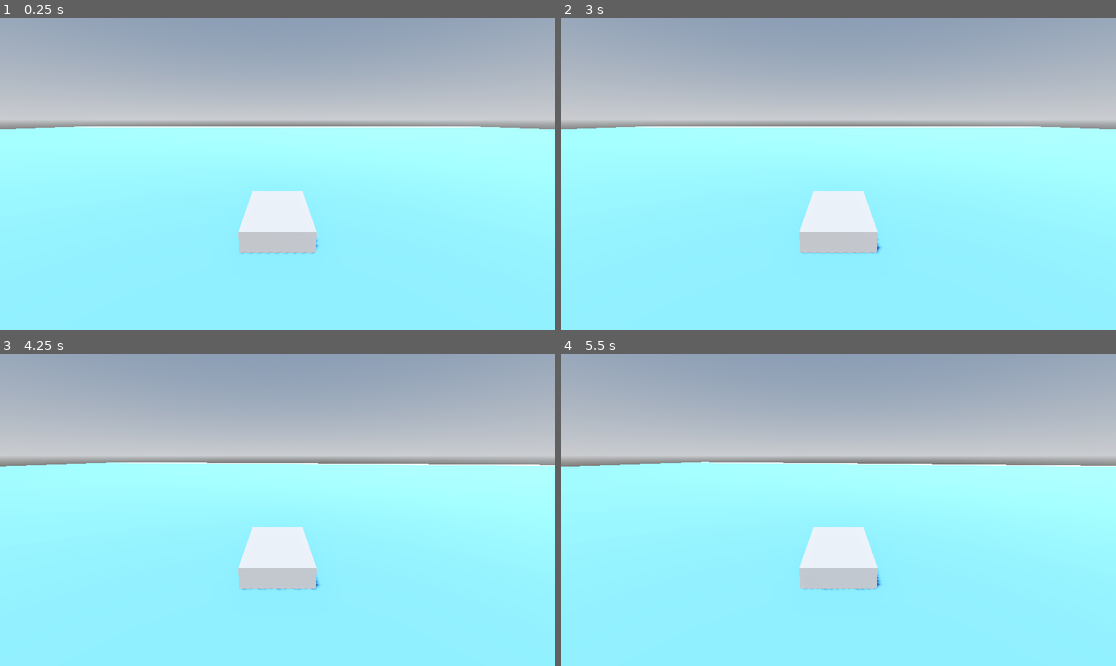
Above: before the commit, frames 1-4 (two rows, left to right).
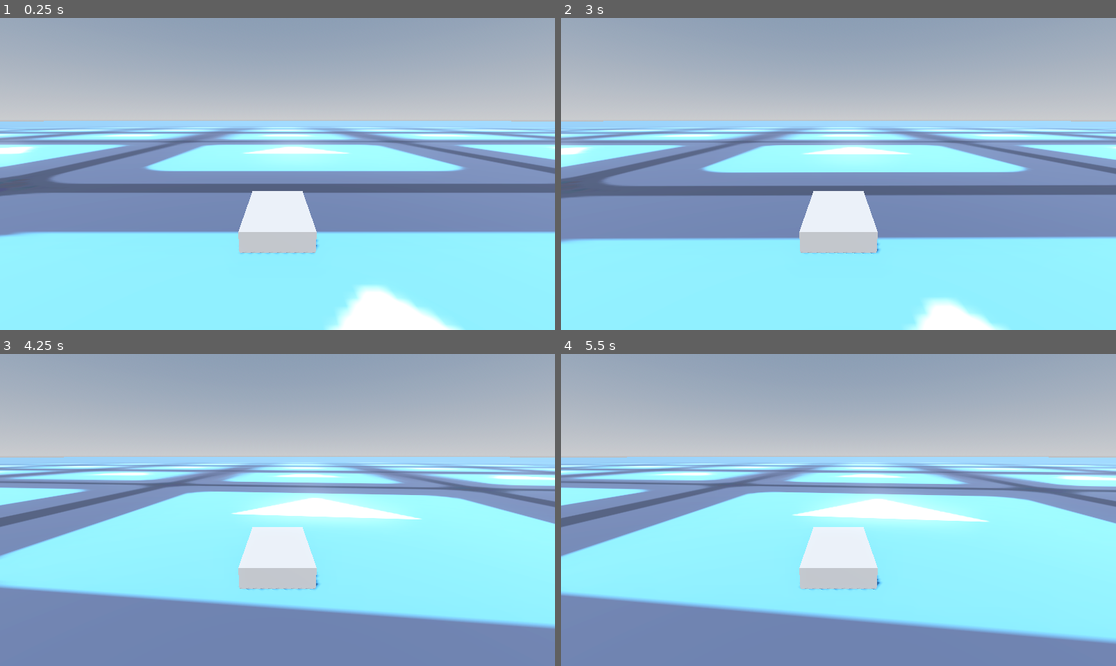
Above: after the commit, the same moments.

Repository: Username4D/xloracer
Game: Godot game, scene res://scenes/test_scene.tscn
The game is run twice, just before and just after one commit, with the same random seed, the same clock (stepped at 60 frames per second) and the same inputs. The engine's default icon, where the game draws it, is replaced by a stand-in: a white triangle on a blue panel in a dark square.
Inputs:
- Up to frame 1 (0.25 s): no input
- Up to frame 2 (3 s): tap Enter at 0.5, 2 s; hold Right (ui_right) 0.53-1.28 s; tap Space at 1.25, 2.75 s; hold Down (ui_down) 1.28-2.03 s; hold Right (ui_right) 2.03-2.78 s; hold Up (ui_up) from 2.78 s (still down)
- Up to frame 3 (4.25 s): release Up (ui_up) at 3.53 s; hold Left (ui_left) from 3.53 s (still down)
- Up to frame 4 (5.5 s): release Left (ui_left) at 5.03 s; hold Down (ui_down) from 5.03 s (still down)

The runs differ from the first frame. In frame 1, 31% of the frame differs, in the area x 0-100%, y 32-100%; in frame 2, 31%; in frame 3, 35%; in frame 4, 32%.

Commit message:
improved car handling, added drifting, started working on start/finish scenes

Diff:
--- a/project.godot
+++ b/project.godot
@@ -18,3 +18,14 @@
 [editor_plugins]
 
 enabled=PackedStringArray("res://addons/gdterm/plugin.cfg", "res://addons/godot_super-wakatime/plugin.cfg")
+
+[input]
+
+ui_down={
+"deadzone": 0.5,
+"events": [Object(InputEventKey,"resource_local_to_scene":false,"resource_name":"","device":0,"window_id":0,"alt_pressed":false,"shift_pressed":false,"ctrl_pressed":false,"meta_pressed":false,"pressed":false,"keycode":4194322,"physical_keycode":0,"key_label":0,"unicode":0,"location":0,"echo":false,"script":null)
+, Object(InputEventJoypadButton,"resource_local_to_scene":false,"resource_name":"","device":0,"button_index":12,"pressure":0.0,"pressed":false,"script":null)
+, Object(InputEventJoypadMotion,"resource_local_to_scene":false,"resource_name":"","device":0,"axis":1,"axis_value":1.0,"script":null)
+, Object(InputEventKey,"resource_local_to_scene":false,"resource_name":"","device":-1,"window_id":0,"alt_pressed":false,"shift_pressed":false,"ctrl_pressed":false,"meta_pressed":false,"pressed":false,"keycode":0,"physical_keycode":32,"key_label":0,"unicode":32,"location":0,"echo":false,"script":null)
+]
+}
--- /dev/null
+++ b/scenes/finish.tscn
@@ -0,0 +1,17 @@
+[gd_scene load_steps=3 format=3 uid="uid://cgfmfu8cbr0mh"]
+
+[sub_resource type="BoxShape3D" id="BoxShape3D_ewcy1"]
+size = Vector3(6, 4, 0.2)
+
+[sub_resource type="StandardMaterial3D" id="StandardMaterial3D_ewcy1"]
+transparency = 1
+albedo_color = Color(1, 0.19999999, 0.37333333, 0.32156864)
+
+[node name="finish" type="Area3D"]
+
+[node name="CollisionShape3D" type="CollisionShape3D" parent="."]
+shape = SubResource("BoxShape3D_ewcy1")
+
+[node name="CSGBox3D" type="CSGBox3D" parent="."]
+size = Vector3(6, 4, 0.2)
+material = SubResource("StandardMaterial3D_ewcy1")
--- /dev/null
+++ b/scenes/start.tscn
@@ -0,0 +1,17 @@
+[gd_scene load_steps=3 format=3 uid="uid://dtm7oylwbtckm"]
+
+[sub_resource type="BoxShape3D" id="BoxShape3D_ewcy1"]
+size = Vector3(6, 4, 0.2)
+
+[sub_resource type="StandardMaterial3D" id="StandardMaterial3D_ewcy1"]
+transparency = 1
+albedo_color = Color(0.19607843, 1, 1, 0.32156864)
+
+[node name="start" type="Area3D"]
+
+[node name="CollisionShape3D" type="CollisionShape3D" parent="."]
+shape = SubResource("BoxShape3D_ewcy1")
+
+[node name="CSGBox3D" type="CSGBox3D" parent="."]
+size = Vector3(6, 4, 0.2)
+material = SubResource("StandardMaterial3D_ewcy1")
--- a/scenes/test_scene.tscn
+++ b/scenes/test_scene.tscn
@@ -18,6 +18,7 @@
 
 [sub_resource type="StandardMaterial3D" id="StandardMaterial3D_7ddre"]
 albedo_texture = ExtResource("1_j8ivh")
+uv1_scale = Vector3(86.885, 86.885, 86.885)
 
 [sub_resource type="BoxMesh" id="BoxMesh_qjeyg"]
 size = Vector3(128, 1, 128)
@@ -35,6 +36,7 @@
 shadow_enabled = true
 
 [node name="StaticBody3D" type="StaticBody3D" parent="."]
+transform = Transform3D(5, 0, 0, 0, 1, 0, 0, 0, 5, 0, 0, 0)
 
 [node name="MeshInstance3D" type="MeshInstance3D" parent="StaticBody3D"]
 material_override = SubResource("StandardMaterial3D_7ddre")
--- a/scripts/car.gd
+++ b/scripts/car.gd
@@ -2,26 +2,36 @@
 
 var speed = 0
 var steering = 0
+var is_drifting = false
+var drift_direction = 1
 
 const max_speed = 50
 
 func _physics_process(delta: float) -> void:
 
-	# Calculate velocity based on Inputs:
-	steering = move_toward(steering, Input.get_axis("ui_left", "ui_right"), delta * 6)
-	speed = move_toward(speed, max_speed, delta * 10) if Input.is_action_pressed("ui_up") else move_toward(speed, 0, delta * 5)
 
-	var movement = Vector3(0,0,speed).rotated(Vector3(0,1,0),self.rotation.y)
+	steering = move_toward(steering, Input.get_axis("ui_left", "ui_right"), delta * 3)
+	speed = move_toward(speed, max_speed, delta * 10) if Input.is_action_pressed("ui_up") else move_toward(speed, 0, delta * 8)
+
+	var movement = Vector3(int(is_drifting)  * .5 * drift_direction,0,1).normalized().rotated(Vector3(0,1,0),self.rotation.y) * speed
 	velocity.x = movement.x
 	velocity.z = movement.z
 
-	# Gravity:
+	if is_drifting:
+		if speed < 10 or drift_direction / abs(drift_direction) != steering / abs(steering):
+			is_drifting = false
+		speed = move_toward(speed, 0, delta * 20)
+
 	velocity.y -= .2
 
-	# Apply movements:
 	move_and_slide()
 	if speed > 0:
 		if speed < 20:
-			self.rotation.y += steering * speed / -20 * delta
+			self.rotation.y += steering * speed / -20 * delta + (delta * int(is_drifting) * drift_direction * -1)
 		else:
-			self.rotation.y += steering * 20 / -20* delta
+			self.rotation.y += steering * 20 / -20* delta+ (delta * int(is_drifting) * drift_direction * -1)
+
+func _input(event: InputEvent) -> void:
+	if Input.is_action_just_pressed("ui_down") and speed > 10 and not is_drifting:
+		drift_direction = steering / abs(steering)
+		is_drifting = true
